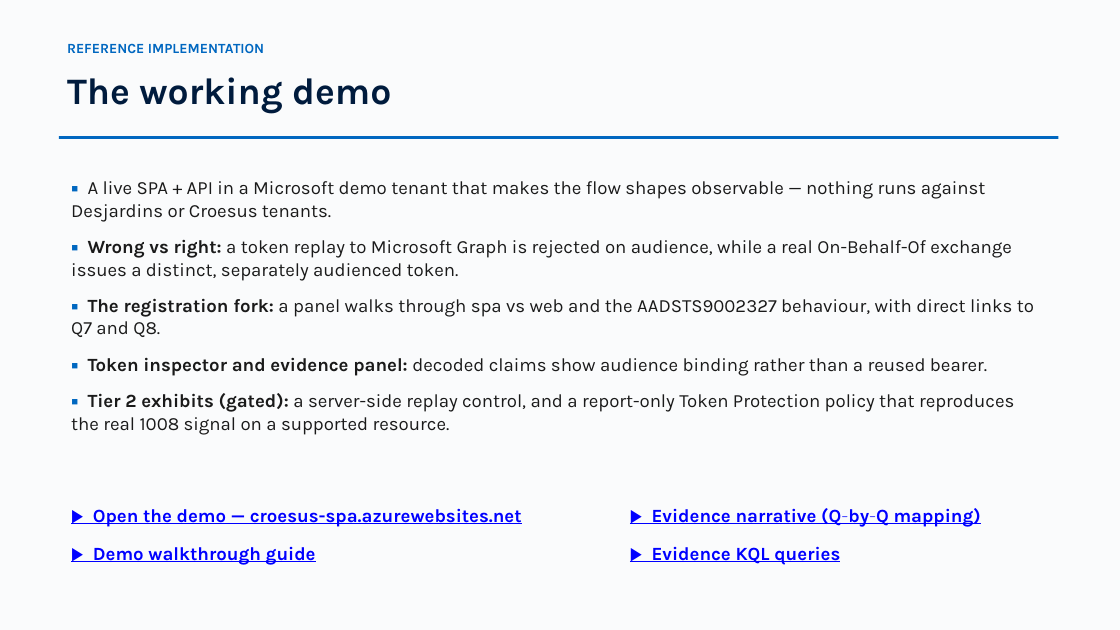
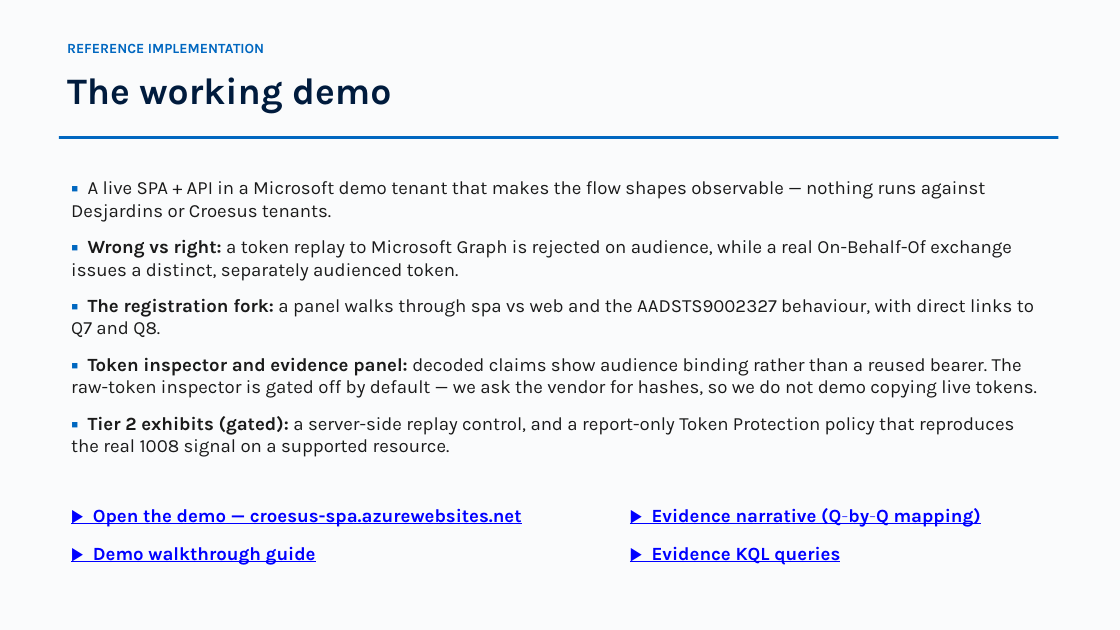
Before and after one commit to devopsabcs-engineering/croesus, a slide deck: slide 12 of docs/deck/croesus-session-deck.pptx (slide 11 before the commit). Drawn at 1120x630 pixels with LibreOffice and Linux fonts; fonts in the diff are those of the drawing. Boxes give left, top, right and bottom in pixels: in the first picture for what was removed or moved away, otherwise in the second. Text is boxed around its words. In the diff, an @@ line names an element or a change of style, - is before the commit and + after.

```diff
--- a/docs/deck/croesus-session-deck.pptx
+++ b/docs/deck/croesus-session-deck.pptx
@@ text at (x1=71, y1=358, x2=1037, y2=398): text changed @@
-▪ Token inspector and evidence panel: decoded claims show audience binding rather than a reused bearer.
+▪ Token inspector and evidence panel: decoded claims show audience binding rather than a reused bearer. The raw-token inspector is gated off by default — we ask the vendor for hashes, so we do not demo copying live tokens.
```
Also in this commit, not shown: 1 slide added, 7 other files.
